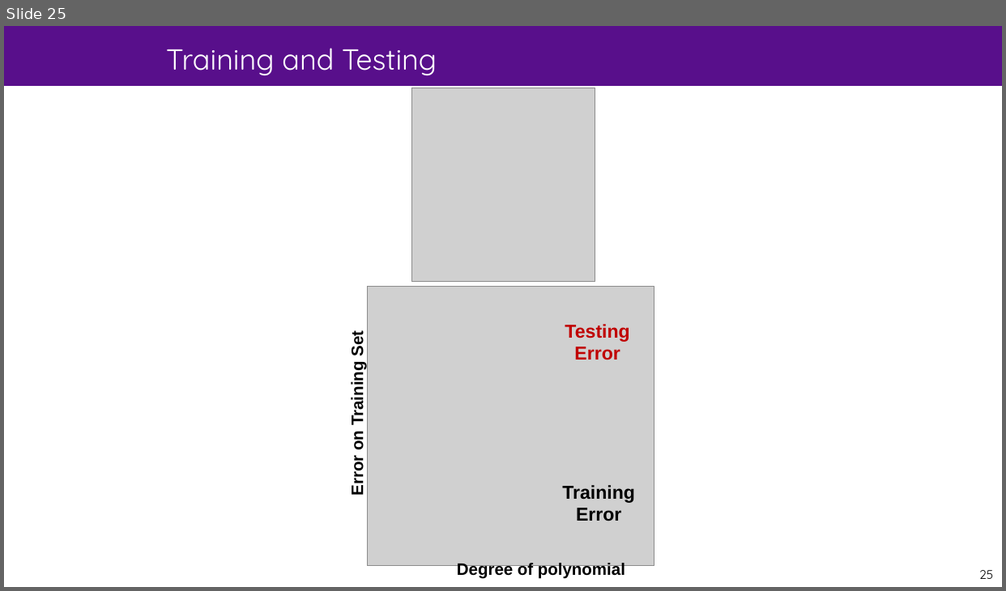
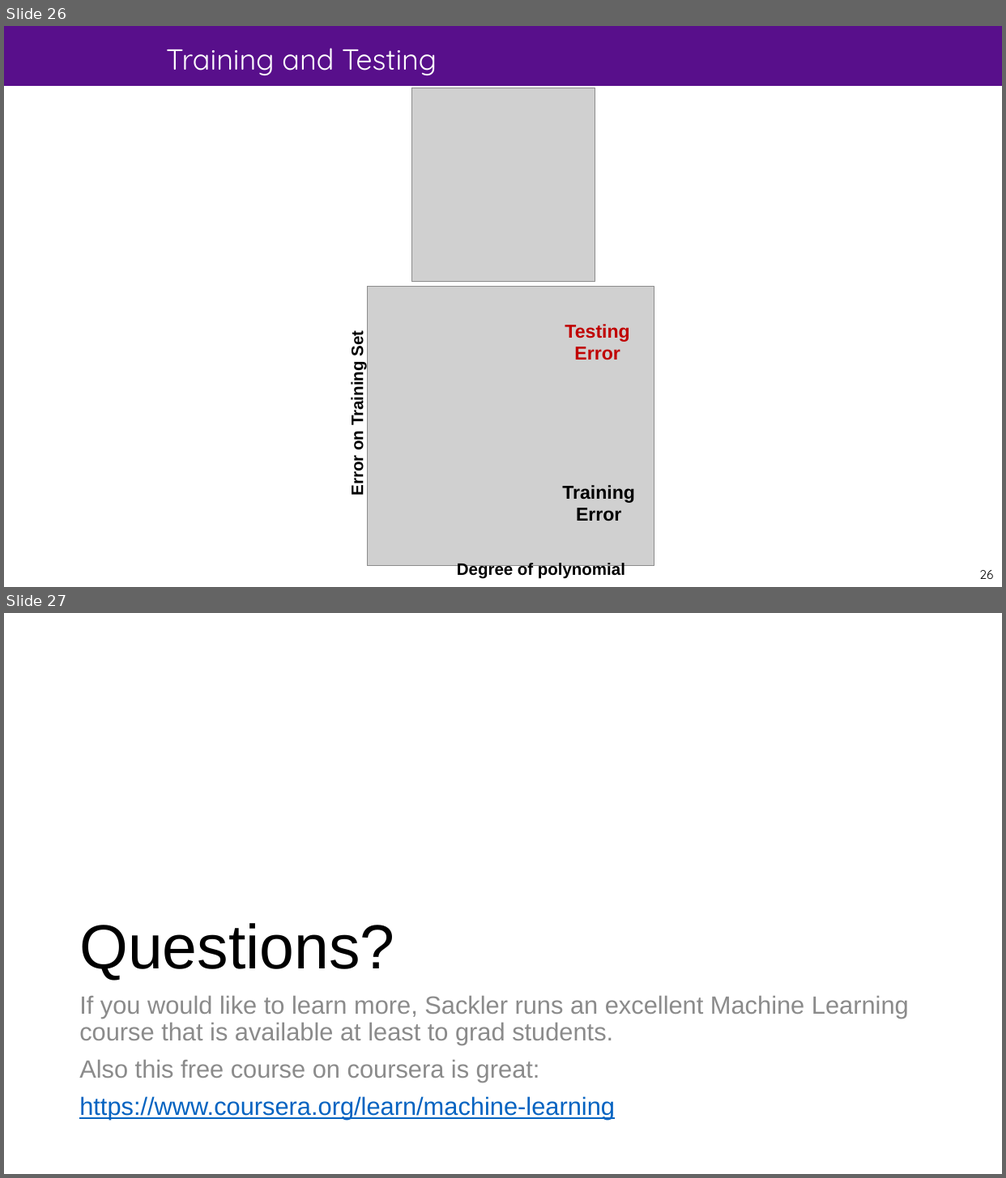
Before and after one commit to MarkGrivainis/itp_spring_2020, a slide deck: lecture_15/machine_learning_slides.pptx. Shown one above the other, each under a label of ours: slide 25 before the commit, slides 26 and 27 after it. The pictures are 1006x591 and 1006x1178 pixels, drawn with LibreOffice and Linux fonts; fonts in the diff are those of the drawing; grey boxes stand for pictures; background and template pictures are left out. Boxes give left, top, right and bottom in pixels: in the first picture for what was removed or moved away, otherwise in the second. Text is boxed around its words. In the diff, an @@ line names an element or a change of style, - is before the commit and + after.

```diff
--- a/lecture_15/machine_learning_slides.pptx
+++ b/lecture_15/machine_learning_slides.pptx
@@ slide 27 added at box(4, 613, 1002, 1174), background #FFFFFF @@
@@ title added at box(79, 923, 394, 981), 60 pt, text #000000 @@
+Questions?
@@ text added at box(79, 996, 909, 1120), 24 pt, text #8C8C8C @@
+If you would like to learn more, Sackler runs an excellent Machine Learning course that is available at least to grad students.
+Also this free course on coursera is great:
+https://www.coursera.org/learn/machine-learning
@@ what was slide 25 is now slide 26 @@
@@ page number at box(979, 570, 993, 579): text changed @@
-25
+26
```
Also in this commit, not shown: 1 slide changed, 1 other slide added, 1 slide removed, 1 other file.
